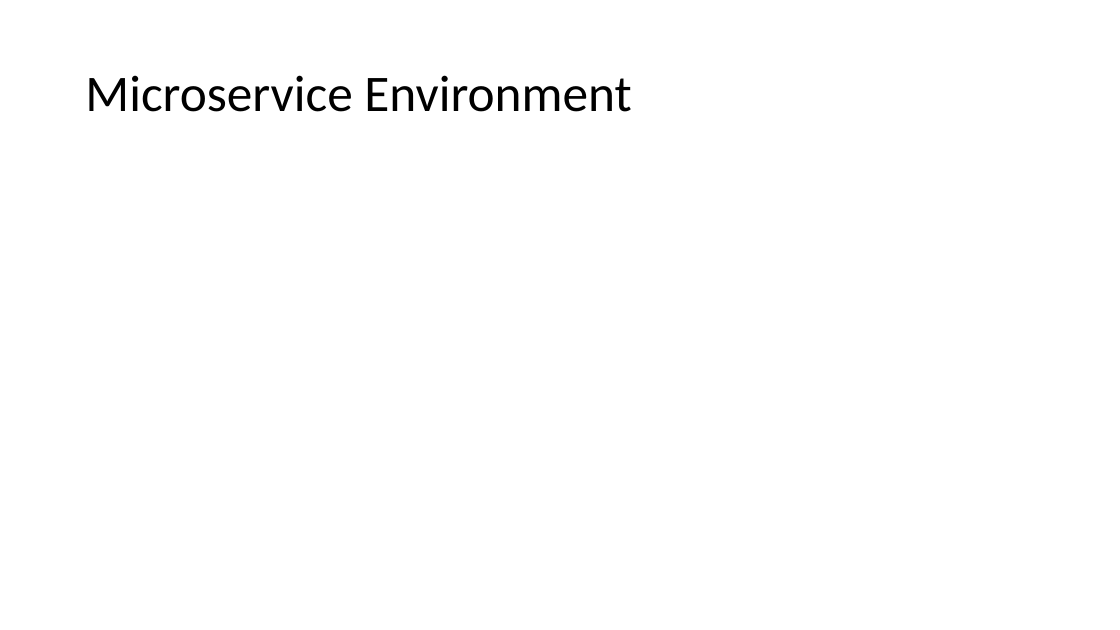
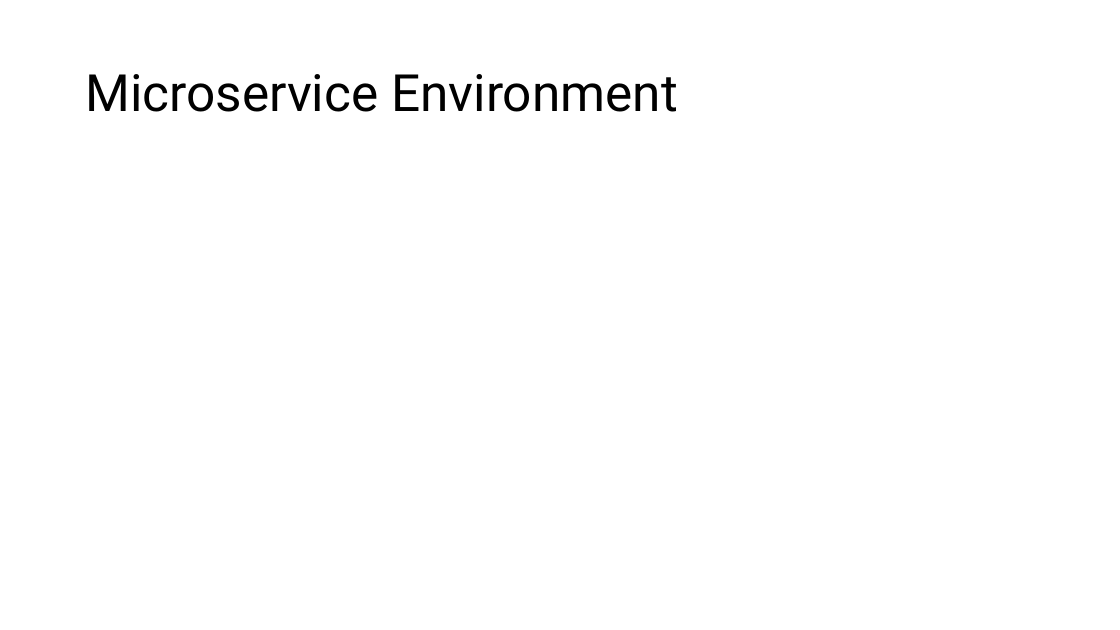
Before and after one commit to m4cx/consumer-driven-contract-testing-pact, a slide deck: slide 7 of powerpoint/Consumer-Driven Contract Tests using PACT.pptx. Drawn at 1120x630 pixels with LibreOffice and Linux fonts; fonts in the diff are those of the drawing. Boxes give left, top, right and bottom in pixels: in the first picture for what was removed or moved away, otherwise in the second. Text is boxed around its words. In the diff, an @@ line names an element or a change of style, - is before the commit and + after.

Commit message:
feat(ppt): change font to Roboto

```diff
--- a/powerpoint/Consumer-Driven Contract Tests using PACT.pptx
+++ b/powerpoint/Consumer-Driven Contract Tests using PACT.pptx
@@ title "Microservice Environment" at [85, 74, 678, 112]: font Calibri to Roboto @@
```
Also in this commit, not shown: 9 other slides changed.
